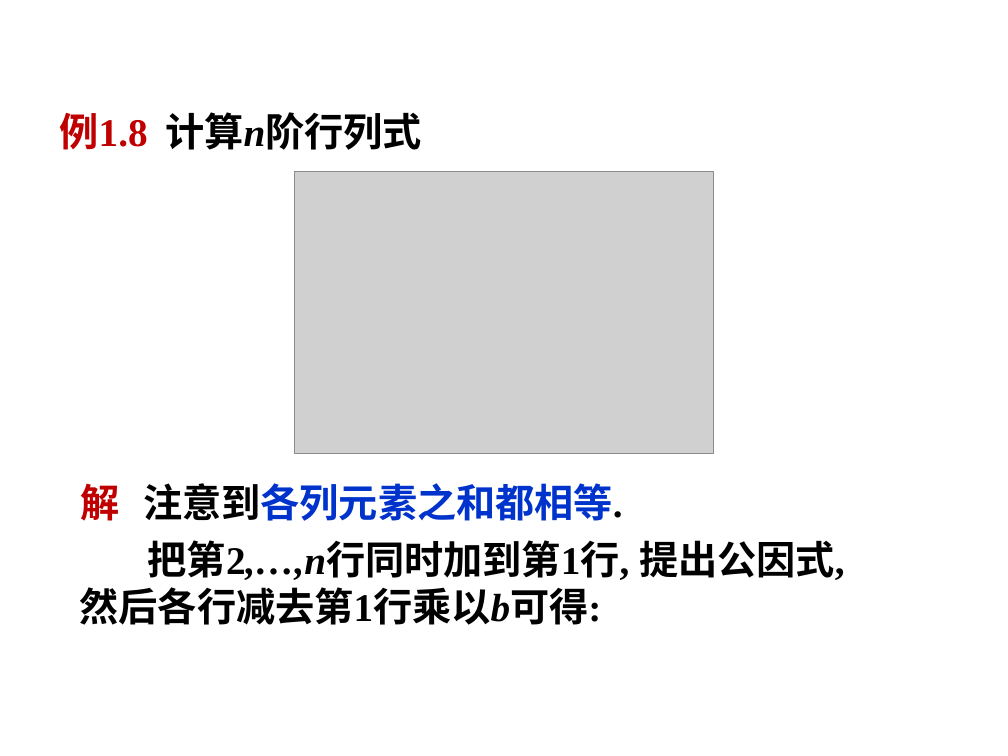
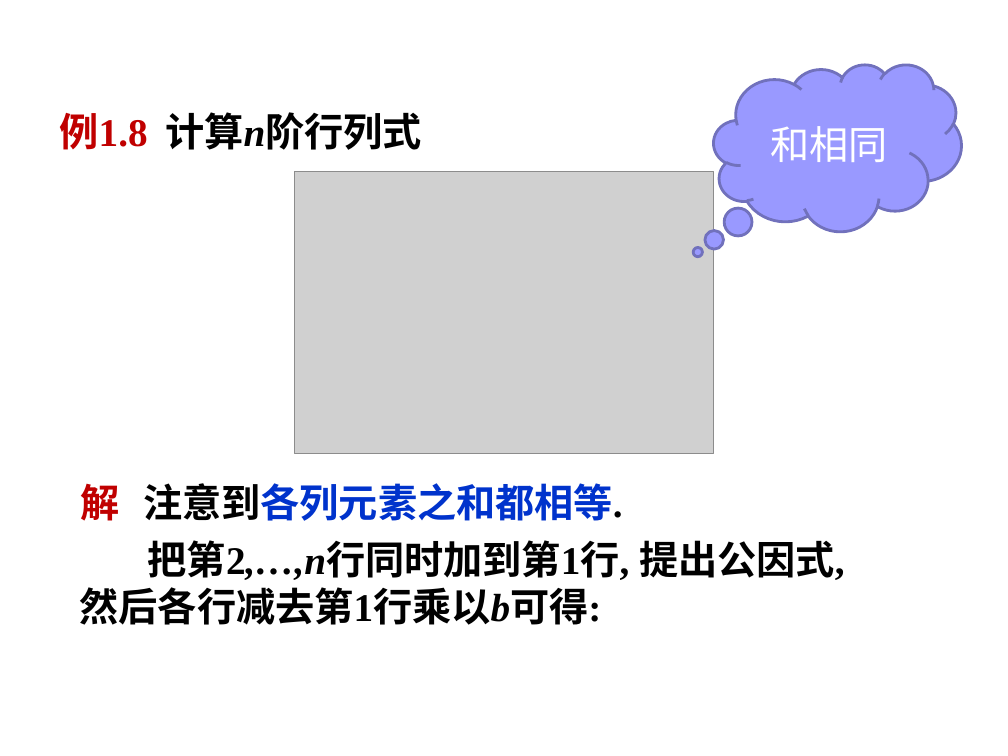
Before and after one commit to zeemeil/zeemeil.github.io, a slide deck: slide 22 of files/2025_2_LM/1007_0103.pptx (slide 14 before the commit). Drawn at 1008x756 pixels with LibreOffice and Linux fonts; fonts in the diff are those of the drawing; grey boxes stand for pictures; background and template pictures are left out. Boxes give left, top, right and bottom in pixels: in the first picture for what was removed or moved away, otherwise in the second. Text is boxed around its words. In the diff, an @@ line names an element or a change of style, - is before the commit and + after.

```diff
--- a/files/2025_2_LM/1007_0103.pptx
+++ b/files/2025_2_LM/1007_0103.pptx
@@ thought cloud added at box(714, 65, 962, 232), fill #9999FF, outline #7171BD 2 pt, 28 pt, text #FFFFFF @@
+和相同
```
Also in this commit, not shown: 2 other slides changed, 12 slides added, 10 other files.
